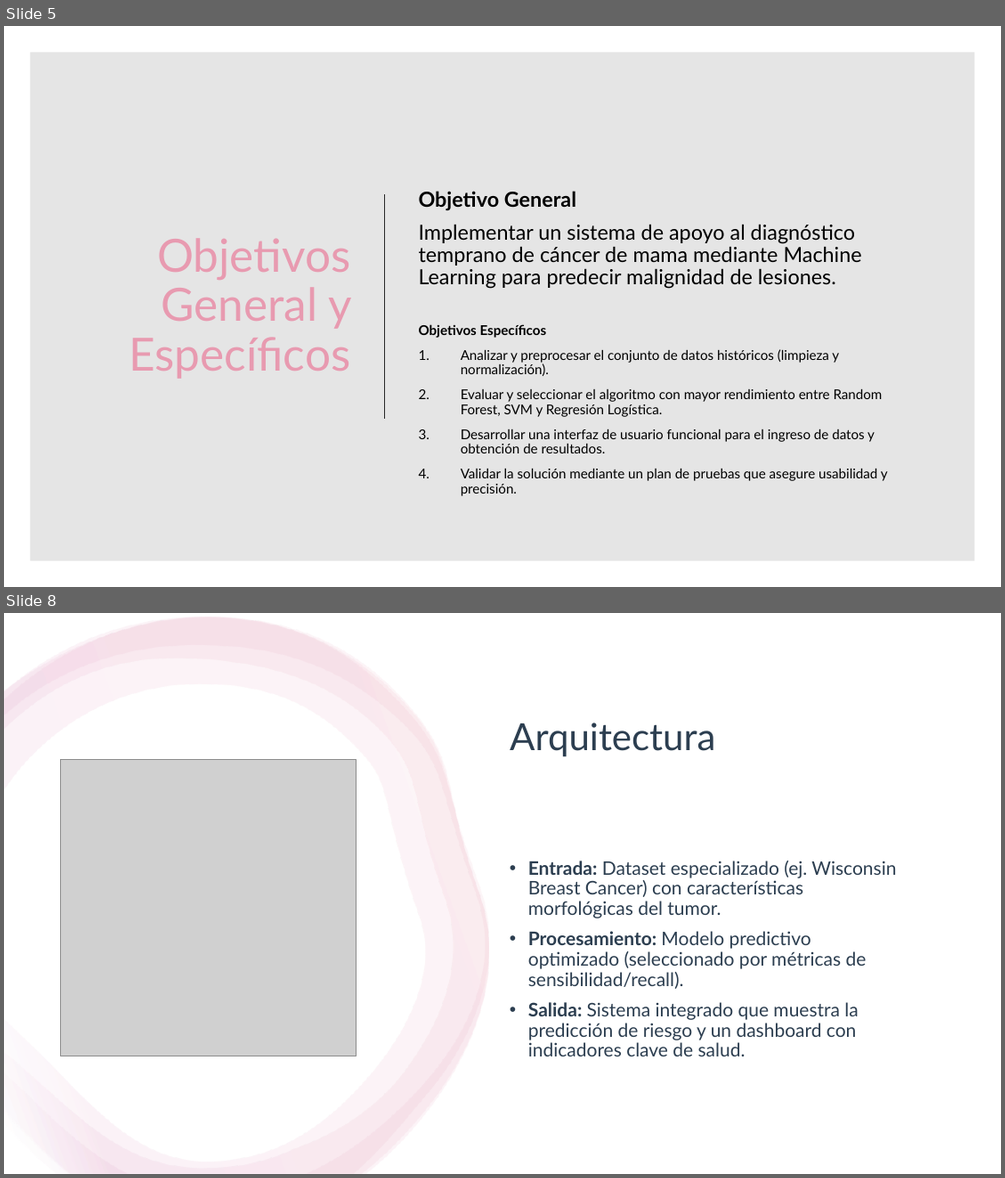
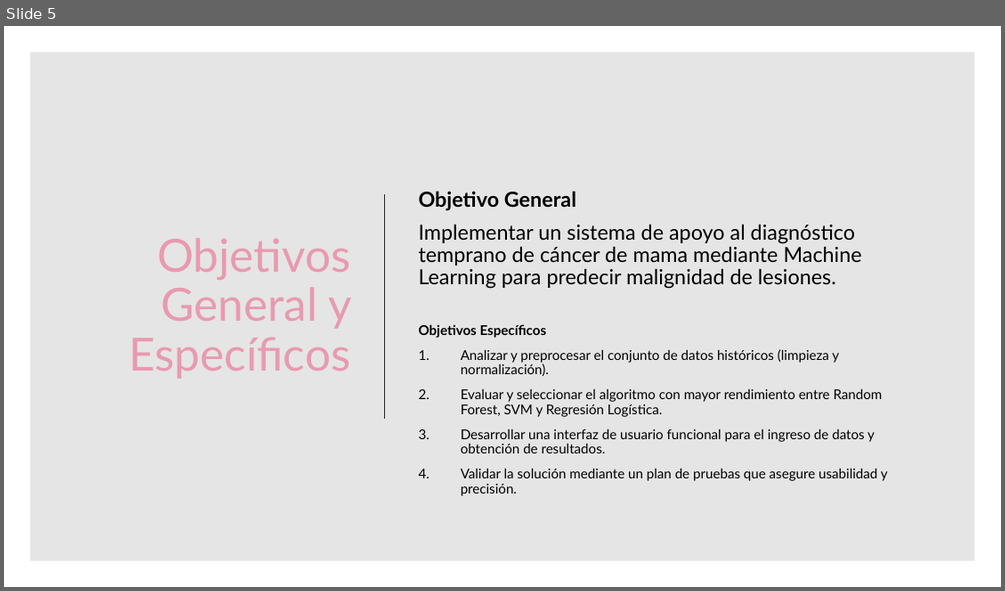
Before and after one commit to sharkz14/Capstone-Karla-Acuna-2026, a slide deck: FASE 1/Evidencias Grupales/Presentacion_Sistema de Apoyo al Diagnóstico Temprano de Cáncer.pptx. Shown one above the other, each under a label of ours: slides 5 and 8 before the commit, slide 5 after it; the slides between them are not shown. The pictures are 1005x1178 and 1005x591 pixels, drawn with LibreOffice and Linux fonts; fonts in the diff are those of the drawing; grey boxes stand for pictures. Boxes give left, top, right and bottom in pixels: in the first picture for what was removed or moved away, otherwise in the second. Text is boxed around its words. In the diff, an @@ line names an element or a change of style, - is before the commit and + after.

```diff
--- a/FASE 1/Evidencias Grupales/Presentacion_Sistema de Apoyo al Diagnóstico Temprano de Cáncer.pptx
+++ b/FASE 1/Evidencias Grupales/Presentacion_Sistema de Apoyo al Diagnóstico Temprano de Cáncer.pptx
@@ slide 8 removed at [4, 613, 1001, 1174], background #FFFFFF @@
@@ rectangle removed at [4, 613, 1001, 1174] @@
@@ freeform shape removed at [4, 617, 488, 1174] @@
@@ freeform shape removed at [4, 617, 488, 1174] @@
@@ freeform shape removed at [4, 617, 488, 1174] @@
@@ title removed at [510, 722, 715, 757] @@
-Arquitectura
@@ picture removed at [60, 760, 356, 1055] @@
@@ text removed at [528, 860, 896, 1056] @@
-• Entrada: Dataset especializado (ej. Wisconsin Breast Cancer) con características morfológicas del tumor.
-• Procesamiento: Modelo predictivo optimizado (seleccionado por métricas de sensibilidad/recall).
-• Salida: Sistema integrado que muestra la predicción de riesgo y un dashboard con indicadores clave de salud.
```
Also in this commit, not shown: 2 slides changed, 2 slides added, 1 other slide removed, 1 other file.
